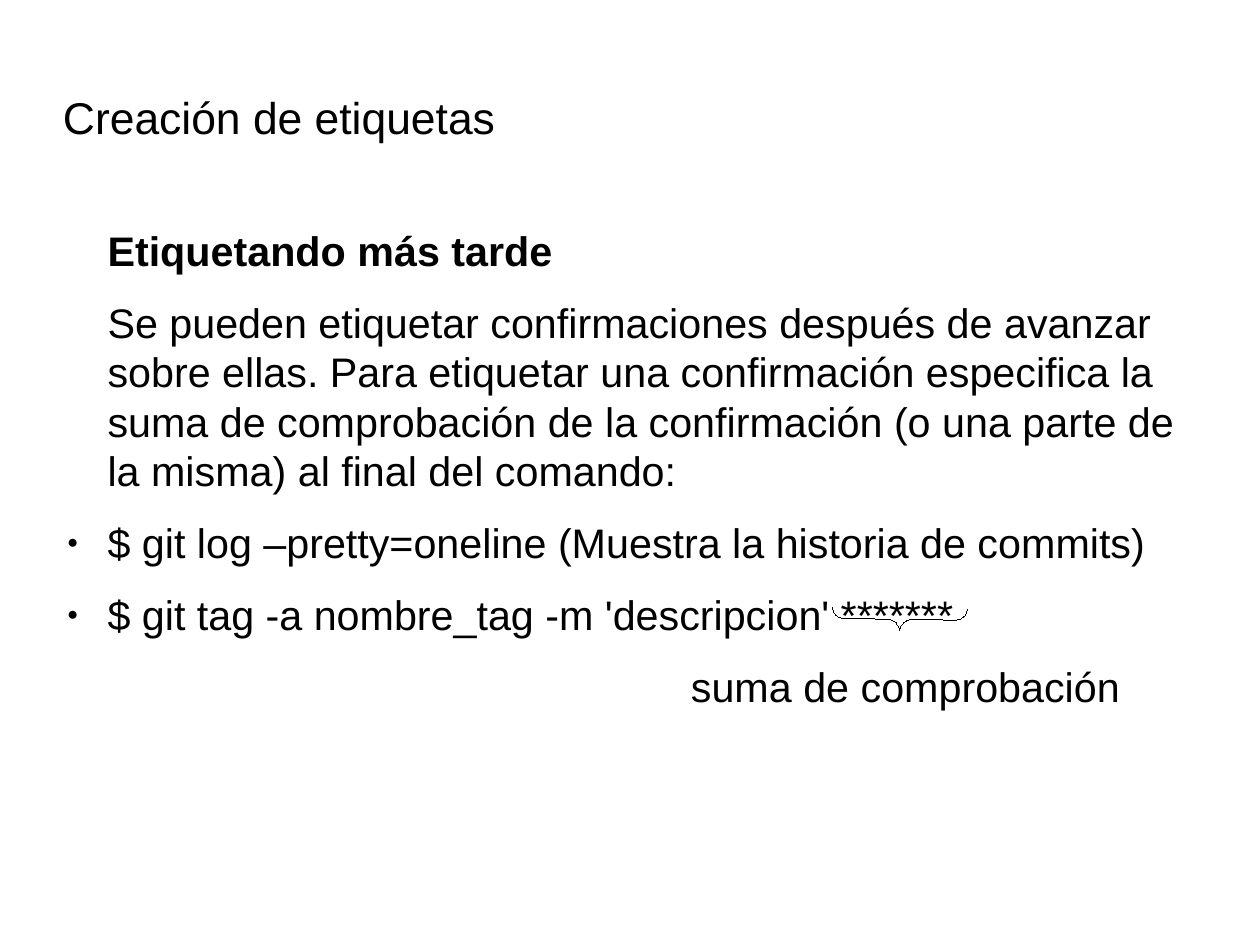
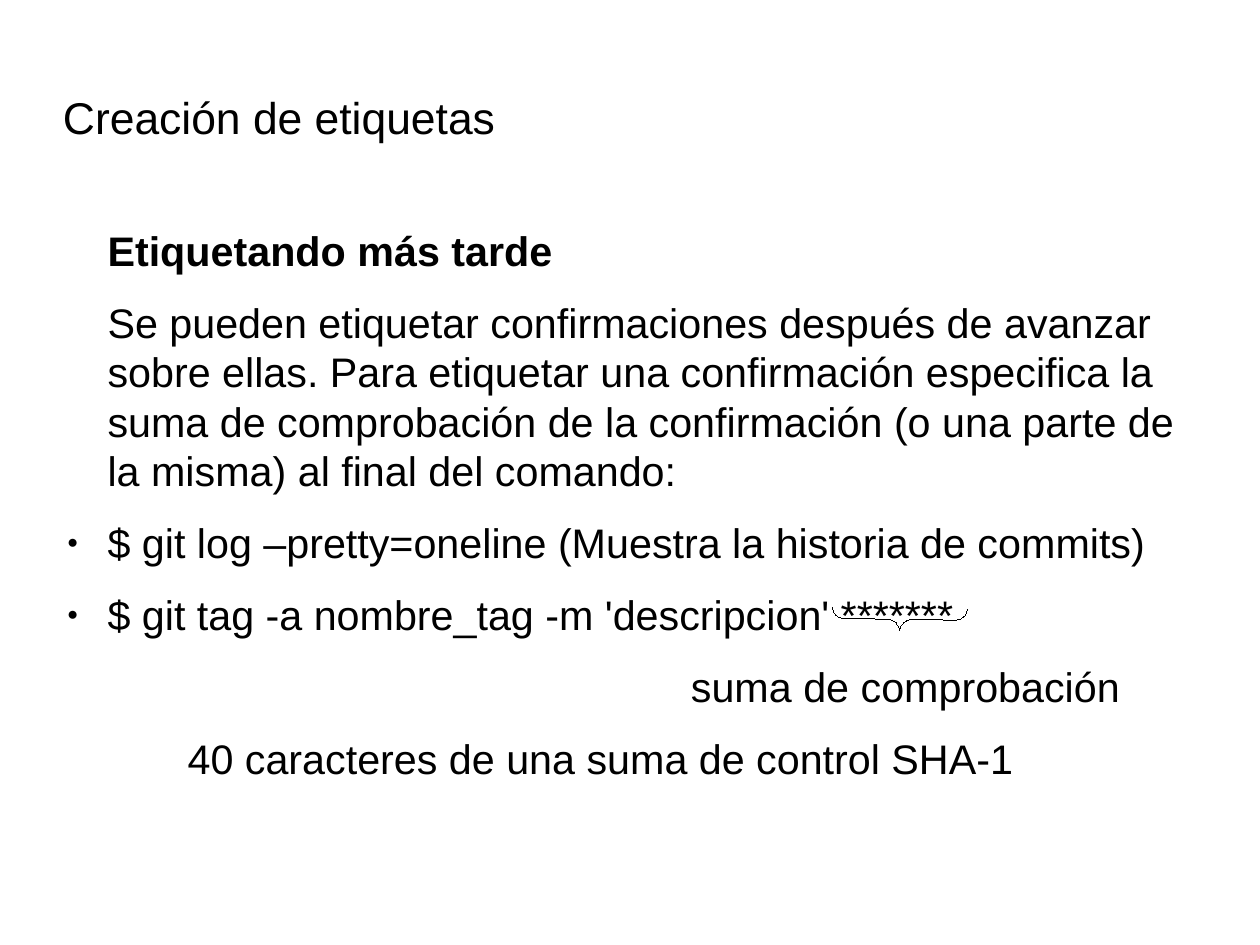
Before and after one commit to IllanPedro/Hardware, a slide deck: slide 37 of CursoGIT,GITHUB,SOURCETREE/Precentacion_Git.odp. Drawn at 1260x945 pixels with LibreOffice and Linux fonts; fonts in the diff are those of the drawing; background and template pictures are left out. Boxes give left, top, right and bottom in pixels: in the first picture for what was removed or moved away, otherwise in the second. Text is boxed around its words. In the diff, an @@ line names an element or a change of style, - is before the commit and + after.

```diff
--- a/CursoGIT,GITHUB,SOURCETREE/Precentacion_Git.odp
+++ b/CursoGIT,GITHUB,SOURCETREE/Precentacion_Git.odp
@@ text at [188, 744, 1013, 775]: paragraph added @@
+40 caracteres de una suma de control SHA-1
```
Also in this commit, not shown: 3 slides added, 1 slide removed, 1 other file.
